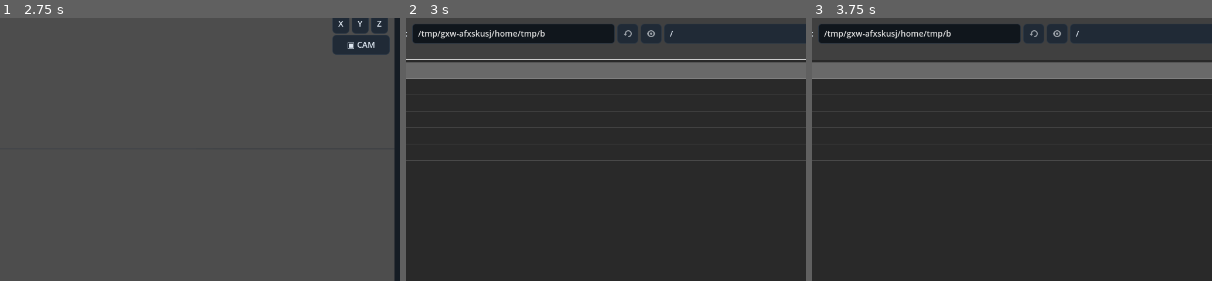
Above: before the commit, frames 1-3 (left to right).
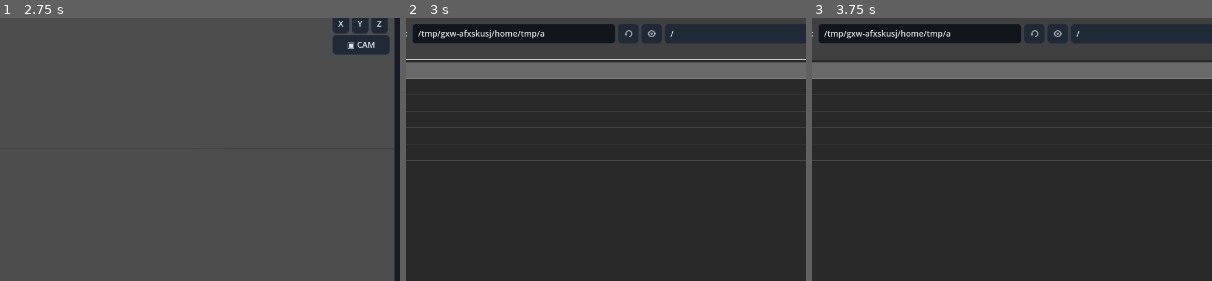
Above: after the commit, the same moments.

Repository: Onnevan/Kabuki
Game: Godot game, scene res://editor/main.tscn
Same seed, same stepped clock (60 frames per second), same inputs: the game is played once before the commit and once after it.
Inputs (mouse positions are % of the whole screen's width and height, from its top left):
- Up to frame 1 (2.75 s): click "↶" at 0.5 s; click "↷" at 1.25 s; click "OPEN" at 2 s
- Up to frame 2 (3 s): click "＋ IMPORT" at 2.75 s
- Up to frame 3 (3.75 s): click (37, 77) at 3.52 s; type "12" at 3.6 s
The pictures show only the part of the screen within x 27-77%, y 15-65%; the shares and areas given below are measured in that part.

Frame 1 is identical in both runs. In frame 2, 0.1% of the frame differs, in the area x 33-67%, y 3-9%; in frame 3, 0.1%.

Commit message:
Attach skinned artwork to its armature

Diff:
--- a/rigging/rig_runtime.gd
+++ b/rigging/rig_runtime.gd
@@ -92,6 +92,10 @@
 		arrays[Mesh.ARRAY_WEIGHTS] = weights
 		skinned.add_surface_from_arrays(source.surface_get_primitive_type(surface_index),arrays)
 	mesh_instance.mesh = skinned
+	# Once artwork is bound, the armature becomes its spatial owner too.
+	# Reparent with keep_global=true so binding never makes the artwork jump.
+	if mesh_instance.get_parent() != self:
+		mesh_instance.reparent(self,true)
 	var skin := Skin.new()
 	for i in range(rig.bones.size()):
 		skin.add_bind(i,skeleton.get_bone_rest(i).affine_inverse())
